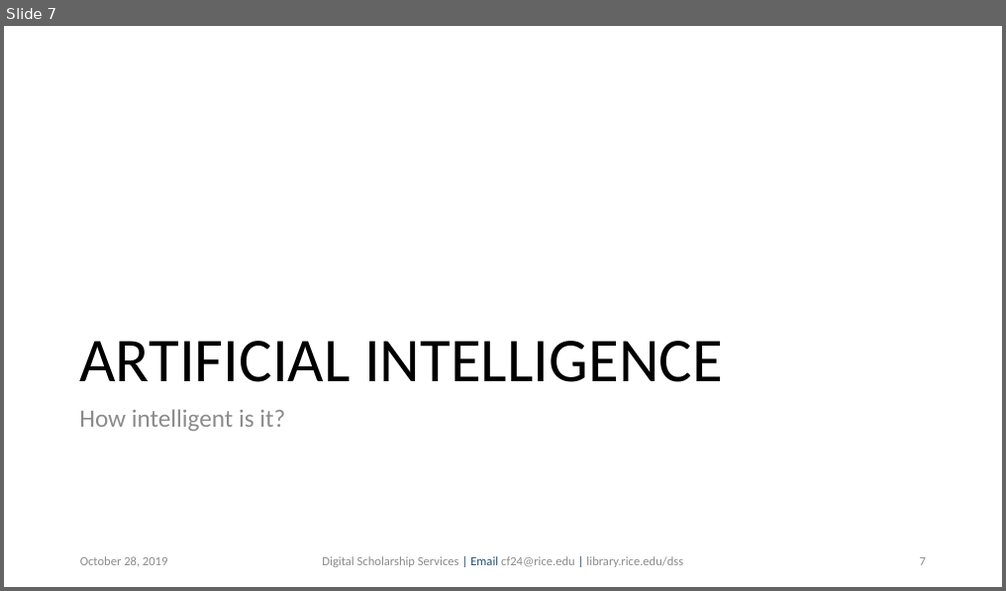
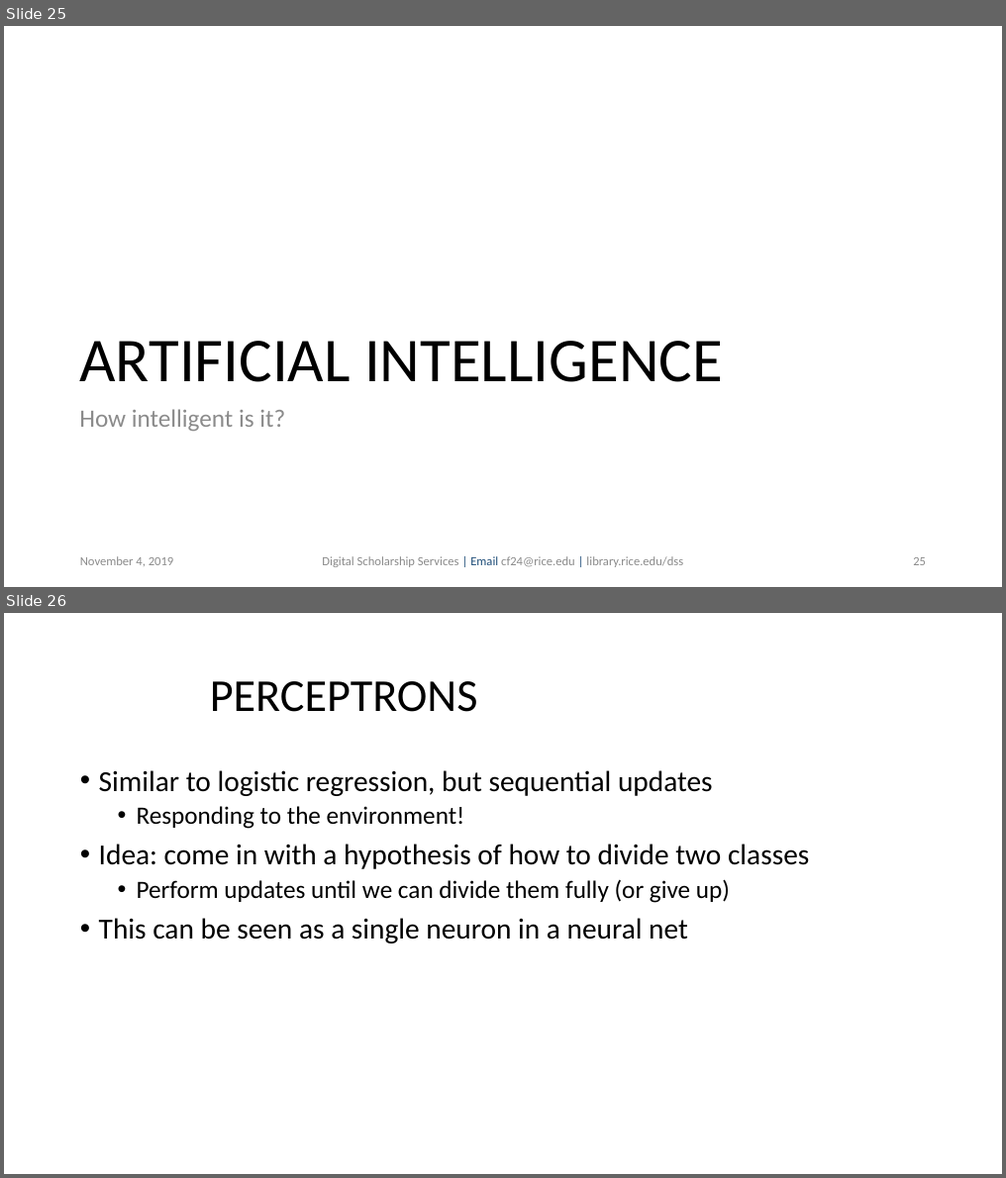
Before and after one commit to bakitybacon/rice-data-and-donuts, a slide deck: tf/Introduction to TensorFlow.pptx. Shown one above the other, each under a label of ours: slide 7 before the commit, slides 25 and 26 after it. The pictures are 1006x591 and 1006x1178 pixels, drawn with LibreOffice and Linux fonts; fonts in the diff are those of the drawing; background and template pictures are left out. Boxes give left, top, right and bottom in pixels: in the first picture for what was removed or moved away, otherwise in the second. Text is boxed around its words. In the diff, an @@ line names an element or a change of style, - is before the commit and + after.

```diff
--- a/tf/Introduction to TensorFlow.pptx
+++ b/tf/Introduction to TensorFlow.pptx
@@ slide 26 added at (4,613,1002,1174), background #FFFFFF @@
@@ title added at (210,681,478,712), 44 pt, text #000000 @@
+PERCEPTRONS
@@ text added at (99,770,809,944), 28 pt, text #000000 @@
+• Similar to logistic regression, but sequential updates
+  • Responding to the environment!
+• Idea: come in with a hypothesis of how to divide two classes
+  • Perform updates until we can divide them fully (or give up)
+• This can be seen as a single neuron in a neural net
@@ what was slide 7 is now slide 25 @@
@@ slide 25 changed as well @@
@@ text at (80,557,174,567): text changed @@
-October 28, 2019
+November 4, 2019
@@ page number at (913,558,926,566): text changed @@
-7
+25
```
Also in this commit, not shown: 9 other slides changed, 21 other slides added, 2 slides removed, 1 other file.
